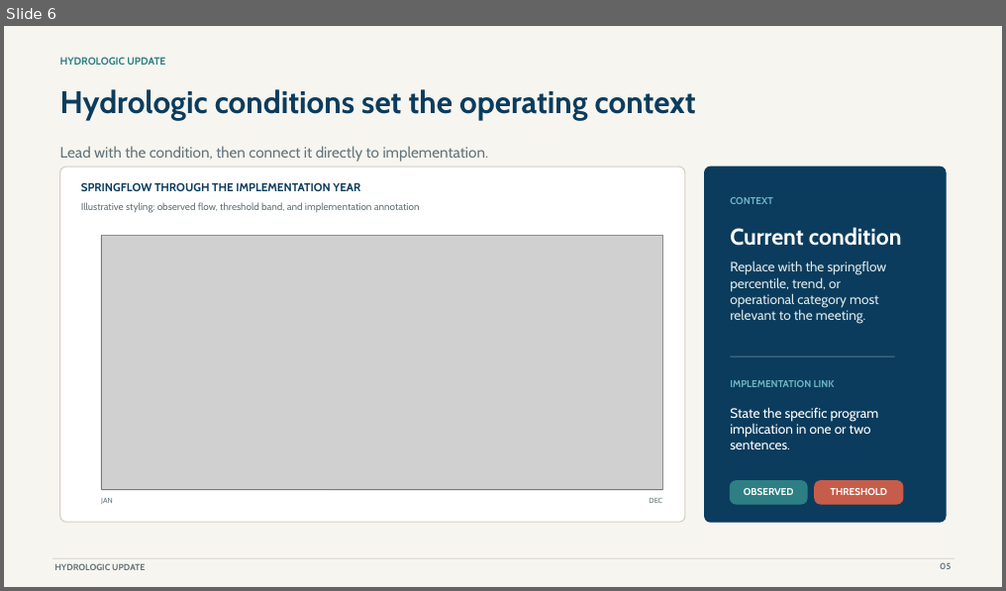
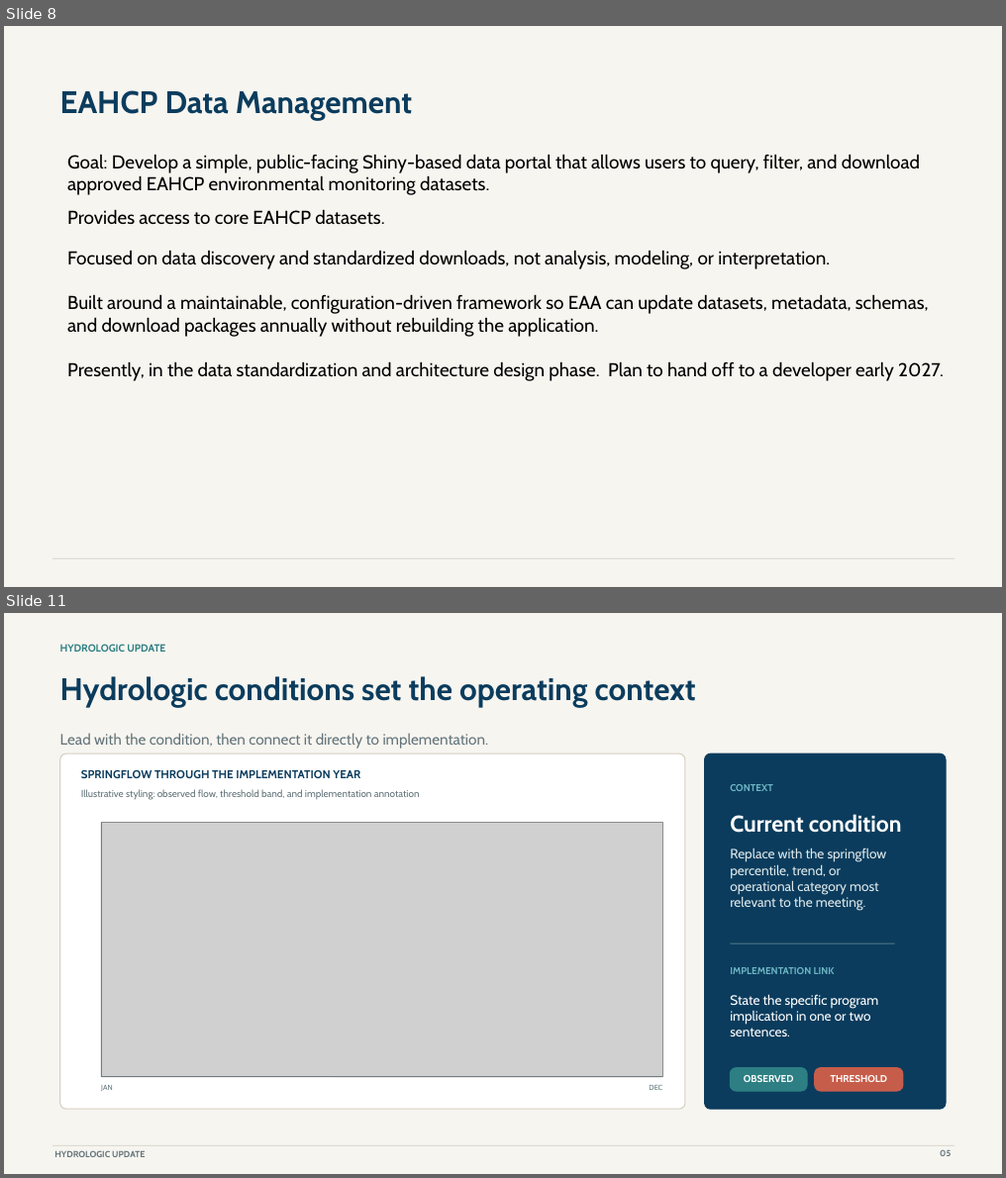
Before and after one commit to cfurl/EAHCP-Fall-2026-Sci-Comm, a slide deck: Supporting_Measures/Supporting Measures.pptx. Shown one above the other, each under a label of ours: slide 6 before the commit, slides 8 and 11 after it; the slides between them are not shown. The pictures are 1006x591 and 1006x1178 pixels, drawn with LibreOffice and Linux fonts; fonts in the diff are those of the drawing; grey boxes stand for pictures. Boxes give left, top, right and bottom in pixels: in the first picture for what was removed or moved away, otherwise in the second. Text is boxed around its words. In the diff, an @@ line names an element or a change of style, - is before the commit and + after.

```diff
--- a/Supporting_Measures/Supporting Measures.pptx
+++ b/Supporting_Measures/Supporting Measures.pptx
@@ slide 8 added at box(4, 26, 1002, 587), background #F7F5F0 @@
@@ text added at box(60, 90, 412, 121), 30 pt, text #0B3C5D, bold @@
+EAHCP Data Management
@@ text added at box(67, 154, 944, 381), 18 pt, text #000000 @@
+Goal: Develop a simple, public-facing Shiny-based data portal that allows users to query, filter, and download approved EAHCP environmental monitoring datasets.
+Provides access to core EAHCP datasets.
+Focused on data discovery and standardized downloads, not analysis, modeling, or interpretation.
+Built around a maintainable, configuration-driven framework so EAA can update datasets, metadata, schemas, and download packages annually without rebuilding the application.
+Presently, in the data standardization and architecture design phase. Plan to hand off to a developer early 2027.
@@ line added from (53, 559) to (954, 559), #A69E8F 0.6 pt @@
@@ what was slide 6 is now slide 11 @@
```
Also in this commit, not shown: 3 slides changed, 5 other slides added, 1 slide removed, 5 other files.
